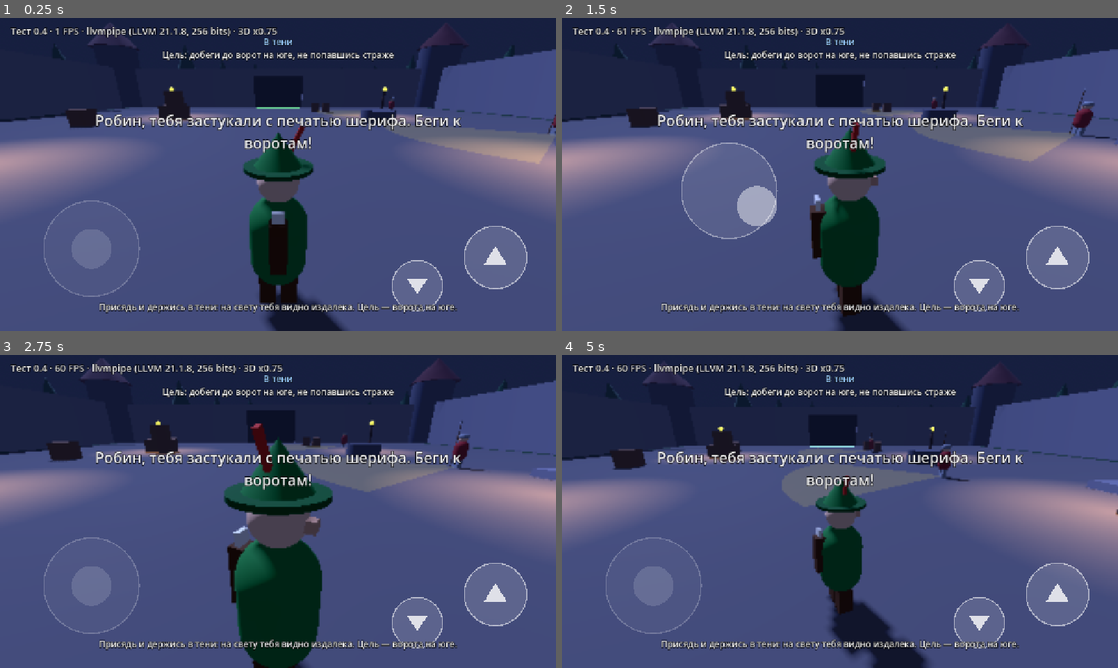
Above: before the commit, frames 1-4 (two rows, left to right).
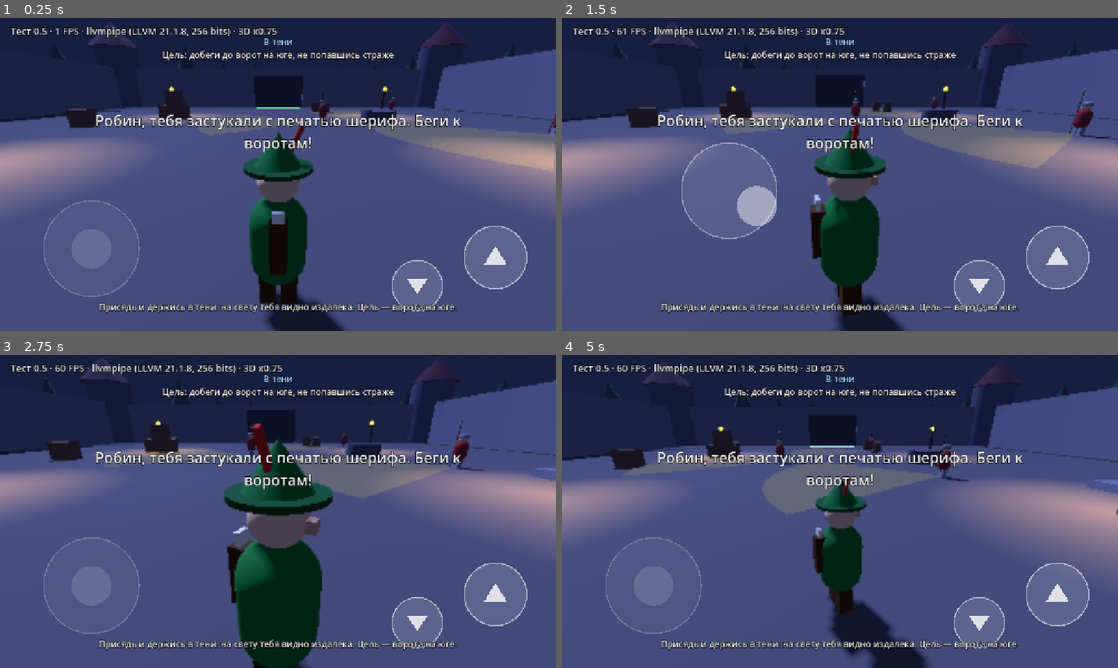
Above: after the commit, the same moments.

Repository: anon-anonymnyy/Robin-hood-game-
Game: Godot game, scene res://main.tscn
Two runs of this game, one before a commit and one after it. Both use one fixed random seed, a clock stepped at 60 frames per second and the inputs below.
Inputs (mouse positions are in pixels of both pictures, inside the frame that each line leads up to):
- Up to frame 1 (0.25 s): no input
- Up to frame 2 (1.5 s): move the mouse to (962, 158) at 0.52 s; click (962, 158) at 0.67 s; drag from (728, 190) to (812, 237) at 1.27 s
- Up to frame 3 (2.75 s): move the mouse to (333, 442) at 2.02 s; click (333, 442) at 2.17 s
- Up to frame 4 (5 s): drag from (812, 574) to (673, 464) at 2.77 s; move the mouse to (1006, 558) at 3.52 s; click (1006, 558) at 3.67 s; drag from (673, 464) to (756, 433) at 4.27 s

The runs differ from the first frame. In frame 1, 0.8% of the frame differs, in the area x 7-100%, y 2-49%; in frame 2, 0.8%; in frame 3, 0.5%; in frame 4, 0.9%, in the area x 7-63%, y 2-51%.

Commit message:
Add files via upload

Diff:
--- a/guard.gd
+++ b/guard.gd
@@ -5,12 +5,14 @@
 
 enum State { PATROL, LOOK, ALERT }
 
-const VIEW_DISTANCE := 11.0      # дальность зрения при средней заметности Робина
-const VIEW_HALF_ANGLE := 38.0    # половина угла обзора, градусы
+const VIEW_DISTANCE := 12.0      # дальность зрения при средней заметности Робина
+const VIEW_HALF_ANGLE := 40.0    # половина угла обзора, градусы
 const CONE_SHOW_RADIUS := 10.0   # размер конуса на земле (только для показа)
 const PATROL_SPEED := 1.8
-const CHASE_SPEED := 4.2
+const CHASE_SPEED := 5.0
 const GRAVITY := 16.0
+const STEP_HEIGHT := 0.45
+const ALERT_RADIUS := 16.0
 const WAIT_TIME := 1.4
 const SUSPICION_DECAY := 0.35
 const GIVE_UP_TIME := 4.0
@@ -34,12 +36,18 @@
 var _last_seen: Vector3 = Vector3.ZERO
 var _start_pos: Vector3 = Vector3.ZERO
 var _caught_sent: bool = false
+var _steer_sign: float = 1.0
+var _steer_dir: Vector3 = Vector3.ZERO
+var _steer_t: float = 0.0
+var _investigate_t: float = 0.0
 
 
 func _ready() -> void:
 	collision_layer = 4
 	collision_mask = 1
 	_start_pos = position
+	add_to_group("guards")
+	floor_snap_length = 0.5
 
 	var capsule := CapsuleShape3D.new()
 	capsule.radius = 0.35
@@ -77,6 +85,8 @@
 	_lost_timer = 0.0
 	_wait = 0.0
 	_caught_sent = false
+	_steer_t = 0.0
+	_investigate_t = 0.0
 	_wp_index = 1 % maxi(waypoints.size(), 1)
 	_face_first_leg()
 
@@ -105,8 +115,10 @@
 		_lost_timer = 0.0
 	else:
 		_lost_timer += delta
-		if state != State.ALERT and _lost_timer > 0.6:
+		if state != State.ALERT and _lost_timer > 0.6 and _investigate_t <= 0.0:
 			suspicion = maxf(suspicion - SUSPICION_DECAY * delta, 0.0)
+
+	_investigate_t = maxf(_investigate_t - delta, 0.0)
 
 	if state == State.ALERT:
 		if _lost_timer > GIVE_UP_TIME:
@@ -115,6 +127,7 @@
 	elif suspicion >= 1.0:
 		state = State.ALERT
 		_lost_timer = 0.0
+		_alert_neighbors()
 	elif state == State.PATROL and suspicion > 0.25:
 		state = State.LOOK
 	elif state == State.LOOK and suspicion <= 0.05:
@@ -128,11 +141,14 @@
 		look.y = 0.0
 		if look.length() > 0.1:
 			_turn_to(look, 5.0, delta)
+		# Услышал крик товарища: идёт проверять место, где Робина заметили.
+		if _investigate_t > 0.0 and look.length() > 1.5:
+			move_dir = _steer(look.normalized(), delta)
 	else:
 		var chase: Vector3 = _last_seen - global_position
 		chase.y = 0.0
 		if chase.length() > 0.5:
-			move_dir = chase.normalized()
+			move_dir = _steer(chase.normalized(), delta)
 			_turn_to(chase, 8.0, delta)
 
 	if state == State.ALERT and not _caught_sent:
@@ -143,12 +159,81 @@
 			caught.emit()
 			return
 
-	var speed := CHASE_SPEED if state == State.ALERT else PATROL_SPEED
+	var speed := CHASE_SPEED if state == State.ALERT else (2.4 if _investigate_t > 0.0 else PATROL_SPEED)
 	velocity.x = move_dir.x * speed
 	velocity.z = move_dir.z * speed
+	_try_step_up(delta)
 	_apply_gravity(delta)
 	move_and_slide()
 	_update_visuals()
+
+
+# Другие стражники рядом слышат крик и идут проверять место, где Робина заметили.
+func hear(pos: Vector3) -> void:
+	_last_seen = pos
+	suspicion = maxf(suspicion, 0.8)
+	_investigate_t = 4.0
+
+
+func _alert_neighbors() -> void:
+	for n in get_tree().get_nodes_in_group("guards"):
+		var other = n
+		if other == self:
+			continue
+		var d: float = other.global_position.distance_to(global_position)
+		if d < ALERT_RADIUS and other.state != State.ALERT:
+			other.hear(_last_seen)
+
+
+# Путь свободен или упирается в низкую ступеньку, на которую можно подняться.
+func _blocked(motion: Vector3) -> bool:
+	if not test_move(global_transform, motion):
+		return false
+	var up := Vector3(0.0, STEP_HEIGHT, 0.0)
+	if not test_move(global_transform, up) and not test_move(global_transform.translated(up), motion.normalized() * 0.3):
+		return false
+	return true
+
+
+# Обходит препятствия (бочки, ящики): если прямо идти нельзя, отклоняется в сторону.
+func _steer(dir: Vector3, delta: float) -> Vector3:
+	# Выбранный обход держим полсекунды, чтобы стражник не метался у бочек.
+	if _steer_t > 0.0:
+		_steer_t -= delta
+		if not _blocked(_steer_dir * 0.8):
+			return _steer_dir
+		_steer_t = 0.0
+	if not _blocked(dir * 0.8):
+		return dir
+	for k in [0.5, 1.0, 1.5, 2.2]:
+		var ang: float = k * _steer_sign
+		var d := dir.rotated(Vector3.UP, ang)
+		if not _blocked(d * 0.8):
+			_steer_dir = d
+			_steer_t = 0.5
+			return d
+		d = dir.rotated(Vector3.UP, -ang)
+		if not _blocked(d * 0.8):
+			_steer_sign = -_steer_sign
+			_steer_dir = d
+			_steer_t = 0.5
+			return d
+	return Vector3.ZERO
+
+
+# Поднимается на ступеньки высотой до STEP_HEIGHT.
+func _try_step_up(delta: float) -> void:
+	var motion := Vector3(velocity.x, 0.0, velocity.z) * delta
+	if motion.length() < 0.001 or not is_on_floor():
+		return
+	if test_move(global_transform, motion):
+		var up := Vector3(0.0, STEP_HEIGHT, 0.0)
+		if not test_move(global_transform, up) and not test_move(global_transform.translated(up), motion):
+			var n := motion.normalized() * 0.15
+			if not test_move(global_transform.translated(up), n):
+				global_position += up + n
+			else:
+				global_position += up
 
 
 func _apply_gravity(delta: float) -> void:
@@ -181,7 +266,7 @@
 	var target := atan2(-d.x, -d.z)
 	if absf(angle_difference(_yaw, target)) > 0.6:
 		return Vector3.ZERO
-	return d.normalized()
+	return _steer(d.normalized(), delta)
 
 
 # Скорость набора подозрения: 0 — не видит, иначе от 0.5 (далеко) до 2.2 (вплотную) в секунду.
--- a/hud.gd
+++ b/hud.gd
@@ -142,7 +142,7 @@
 
 func _process(delta: float) -> void:
 	var vp := _vp()
-	_info.text = "Тест 0.4 · %d FPS · %s · 3D x%.2f" % [int(Engine.get_frames_per_second()), RenderingServer.get_video_adapter_name(), get_viewport().scaling_3d_scale]
+	_info.text = "Тест 0.5 · %d FPS · %s · 3D x%.2f" % [int(Engine.get_frames_per_second()), RenderingServer.get_video_adapter_name(), get_viewport().scaling_3d_scale]
 	_hint.position = Vector2(0.0, vp.y - 70.0)
 	_hint.size = Vector2(vp.x, 40.0)
 	_light.position = Vector2(0.0, 40.0)
--- a/main.gd
+++ b/main.gd
@@ -107,6 +107,7 @@
 func _spawn_guards() -> void:
 	var routes: Array = [
 		[Vector3(-16.0, 0.0, -2.0), Vector3(16.0, 0.0, -2.0)],
+		[Vector3(-4.0, 0.0, 4.0), Vector3(4.0, 0.0, 4.0), Vector3(4.0, 0.0, 11.0), Vector3(-4.0, 0.0, 11.0)],
 		[Vector3(-14.0, 0.0, 13.5), Vector3(14.0, 0.0, 13.5), Vector3(14.0, 0.0, 19.5), Vector3(-14.0, 0.0, 19.5)],
 	]
 	for route in routes:
